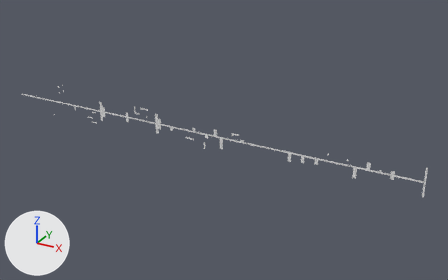
A saved change to the OBJ model Assets/Tiled2Unity/Meshes/Parallel_Compito_01.obj.
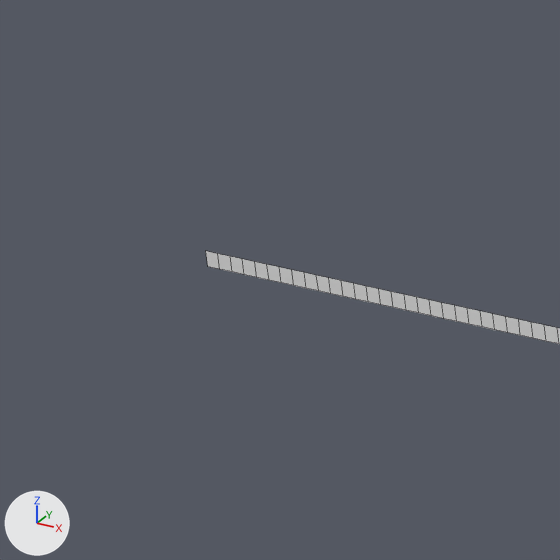
There are two pictures of each version: one whole from a 50 mm camera at (23.3, -151.3, 67.7) aimed at (-62.0, 3.7, -9.8), one close up on the part from 1% to 12% of the width and 26% to 43% of the height. The lights are fixed; the arrows at lower left show +X, +Y and +Z. The close-ups show mesh edges as thin lines. Where no turn or scale is listed for an object, it has been applied to the vertices.

Names of what the first close-up shows: 'Parallel_Compito_01'.
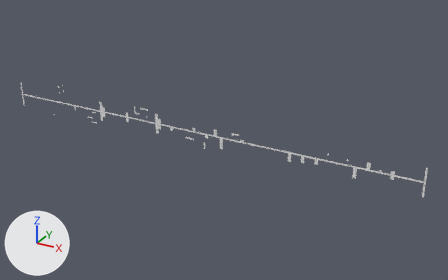
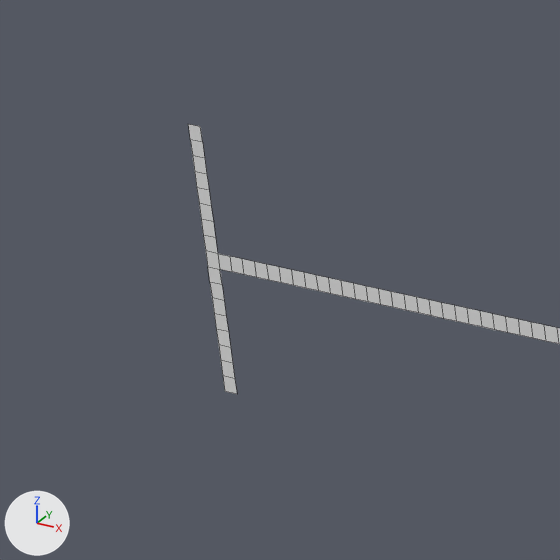
Pixel boxes (x1, y1, x2, y2) of what changed, in the close-ups (560 x 560 px):
'Parallel_Compito_01', reshaped: before (206, 251, 560, 344); after (188, 124, 560, 394)
part 1 of me_parallel_compito_01, added: after (188, 124, 237, 394)

The change, as a list of edits to the scene's bpy script:
```text
Change me_parallel_compito_01:
    used by ob_parallel_compito_01; location = (0.0, 0.0, 0.0)
    remove me_parallel_compito_01.from_pydata(...)  # 978 vertices, 521 faces; spans x -143.4..0.0, y 0.0, z -12.8..-0.5
    add me_parallel_compito_01.from_pydata(...)  # 1010 vertices, 537 faces; spans x -143.4..0.0, y 0.0, z -12.8..-0.5
    me_parallel_compito_01 part 1
    16 vertices are added at x -143.4, y 0.0, z -11.8..-3.1
    16 new vertices lie (0.6, 0.0, 0.0) away from vertices in x -143.4, y 0.0, z -11.8..-3.1
    16 new faces join them
```
